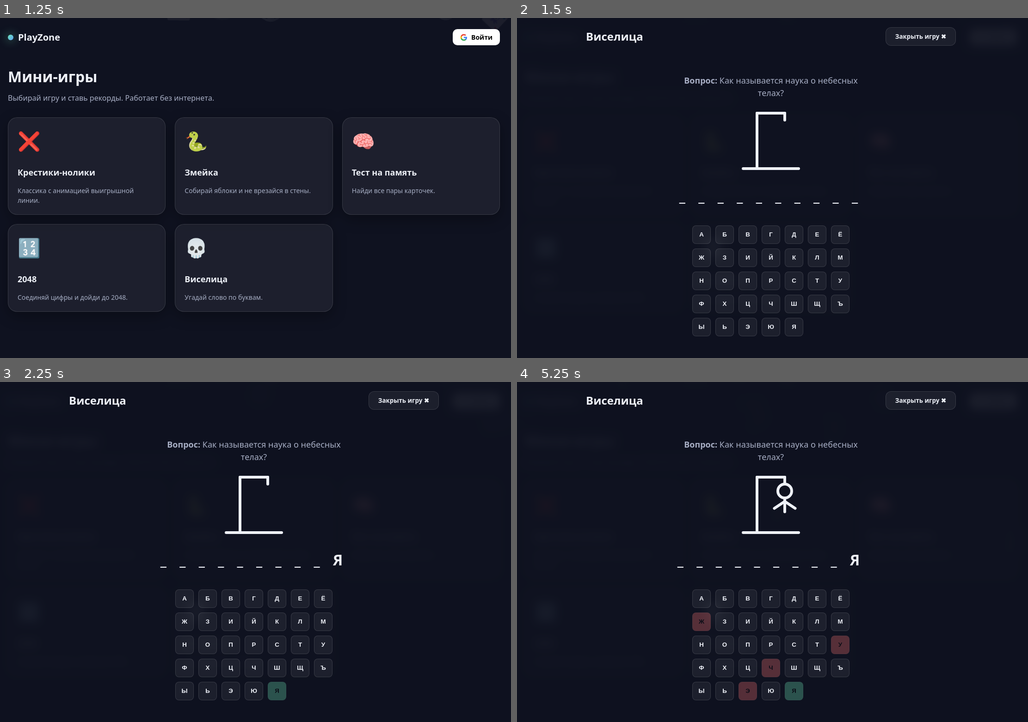
Above: before the commit, frames 1-4 (two rows, left to right).
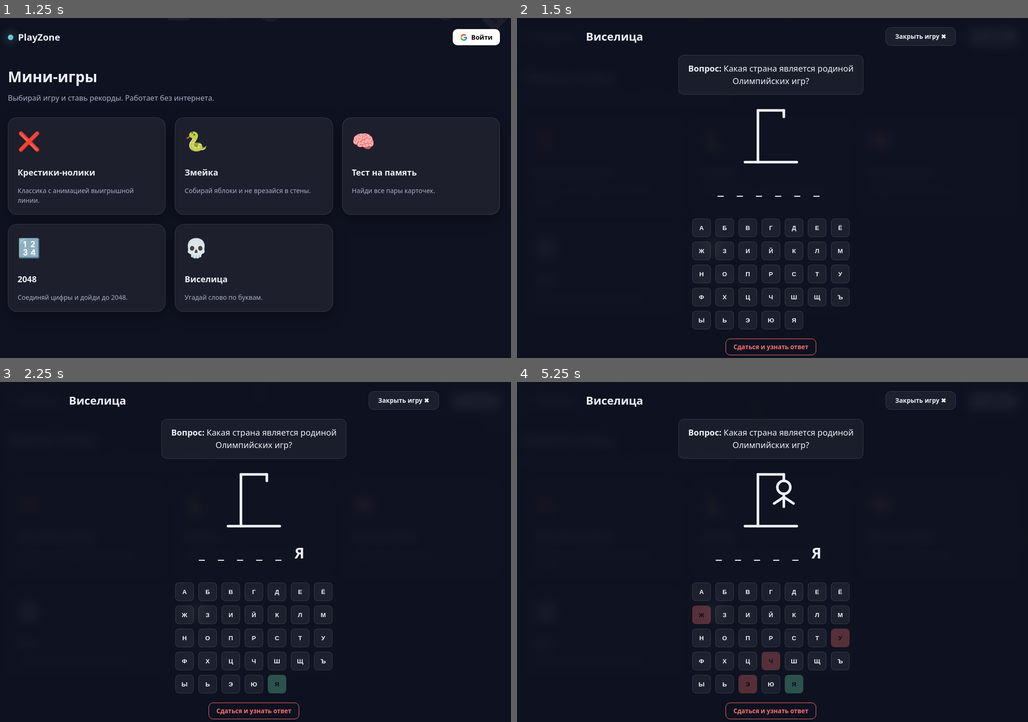
Above: after the commit, the same moments.

Repository: Xayryedel/PlayZone
Game: browser game, page index.html
The game is run twice, just before and just after one commit, with the same random seed, the same clock (stepped at 60 frames per second) and the same inputs.
Inputs (mouse positions are in pixels of both pictures, inside the frame that each line leads up to):
- Up to frame 1 (1.25 s): no input
- Up to frame 2 (1.5 s): click (772, 269) at 1.27 s
- Up to frame 3 (2.25 s): tap Enter at 1.52 s; click "Я" at 2.02 s
- Up to frame 4 (5.25 s): click "Э" at 2.77 s; click "У" at 3.52 s; click "Ж" at 4.27 s; click "Ч" at 5.02 s

Frame 1 is identical in both runs. In frame 2, 2.5% of the frame differs, in the area x 31-68%, y 10-100%; in frame 3, 2.7%; in frame 4, 3.3%.

Commit message:
Update index.html

Diff:
--- a/index.html
+++ b/index.html
@@ -104,7 +104,7 @@
         .g2048-cell[data-val="1024"] { background: #edc53f; color: #f9f6f2; }
         .g2048-cell[data-val="2048"] { background: #edc22e; color: #f9f6f2; box-shadow: 0 0 20px rgba(237,194,46,0.8); }
 
-        .hangman-question { font-size: 18px; color: var(--muted); margin-bottom: 15px; text-align: center; max-width: 400px; }
+        .hangman-question { font-size: 18px; color: var(--text); margin-bottom: 20px; text-align: center; max-width: 400px; background: rgba(255,255,255,0.05); padding: 15px; border-radius: 12px; border: 1px solid var(--stroke); }
         .hangman-word { font-size: 32px; letter-spacing: 10px; font-weight: 800; margin-bottom: 20px; text-transform: uppercase; }
         .hangman-letters { display: grid; grid-template-columns: repeat(7, 40px); gap: 10px; margin-top: 20px; }
         .hangman-btn { width: 40px; height: 40px; background: var(--card); border: 1px solid var(--stroke); border-radius: 8px; color: var(--text); font-weight: 700; cursor: pointer; transition: 0.2s; }
@@ -113,6 +113,9 @@
         .hangman-btn.correct { background: var(--accent); color: #000; }
         .hangman-btn.wrong { background: #f87171; color: #000; }
         .hangman-svg { width: 150px; height: 150px; stroke: var(--text); stroke-width: 4; stroke-linecap: round; fill: none; margin-bottom: 20px; }
+
+        .give-up-btn { margin-top: 20px; background: transparent; border: 1px solid #f87171; color: #f87171; padding: 8px 16px; border-radius: 10px; cursor: pointer; transition: 0.2s; font-family: inherit; font-weight: 600; }
+        .give-up-btn:hover { background: rgba(248,113,113,0.1); }
 
         .stub { text-align: center; color: var(--muted); font-size: 18px; }
     </style>
@@ -535,36 +538,36 @@
 
         function initHangman() {
             const words = [
-                { q: 'Столица Франции?', a: 'ПАРИЖ' },
-                { q: 'Самая длинная река в мире?', a: 'АМАЗОНКА' },
-                { q: 'Какой газ мы вдыхаем для жизни?', a: 'КИСЛОРОД' },
-                { q: 'Планета, на которой мы живем?', a: 'ЗЕМЛЯ' },
-                { q: 'Самое высокое животное на планете?', a: 'ЖИРАФ' },
-                { q: 'Кто написал "Войну и мир"?', a: 'ТОЛСТОЙ' },
-                { q: 'Главный герой игры Mario?', a: 'МАРИО' },
-                { q: 'Сколько цветов в радуге?', a: 'СЕМЬ' },
-                { q: 'Как называется наша галактика?', a: 'МЛЕЧНЫЙ' },
-                { q: 'Самая большая планета Солнечной системы?', a: 'ЮПИТЕР' },
-                { q: 'Столица Японии?', a: 'ТОКИО' },
-                { q: 'Как называется устройство для печати документов?', a: 'ПРИНТЕР' },
-                { q: 'Кто написал музыку к балету "Лебединое озеро"?', a: 'ЧАЙКОВСКИЙ' },
-                { q: 'Самое быстрое наземное животное?', a: 'ГЕПАРД' },
-                { q: 'Какой язык программирования мы используем в этом проекте?', a: 'ДЖАВАСКРИПТ' },
-                { q: 'Столица Великобритании?', a: 'ЛОНДОН' },
-                { q: 'Как называется ледяная гора в океане?', a: 'АЙСБЕРГ' },
-                { q: 'Сколько сторон у квадрата?', a: 'ЧЕТЫРЕ' },
-                { q: 'Какой орган качает кровь в организме?', a: 'СЕРДЦЕ' },
-                { q: 'Как называется наука о небесных телах?', a: 'АСТРОНОМИЯ' },
-                { q: 'Самая маленькая птица в мире?', a: 'КОЛИБРИ' },
-                { q: 'Главный герой игры Zelda?', a: 'ЛИНК' },
-                { q: 'Как называется самая большая пустыня?', a: 'САХАРА' },
-                { q: 'Какой металл жидкий при комнатной температуре?', a: 'РТУТЬ' },
-                { q: 'Столица Италии?', a: 'РИМ' },
-                { q: 'Как называется дом для пчел?', a: 'УЛЕЙ' },
-                { q: 'Какая планета ближе всего к Солнцу?', a: 'МЕРКУРИЙ' },
-                { q: 'Сколько ног у паука?', a: 'ВОСЕМЬ' },
-                { q: 'Как называется самая высокая гора?', a: 'ЭВЕРЕСТ' },
-                { q: 'Какой праздник отмечают 31 декабря?', a: 'НОВЫЙГОД' }
+                { q: 'Какой химический элемент обозначается символом Au?', a: 'ЗОЛОТО' },
+                { q: 'В каком городе находится штаб-квартира ООН?', a: 'НЬЮЙОРК' },
+                { q: 'Как называется самая большая планета Солнечной системы?', a: 'ЮПИТЕР' },
+                { q: 'Кто написал роман «Мастер и Маргарита»?', a: 'БУЛГАКОВ' },
+                { q: 'Какой пролив разделяет Евразию и Северную Америку?', a: 'БЕРИНГОВ' },
+                { q: 'Какое животное является символом мудрости в древнегреческой мифологии?', a: 'СОВА' },
+                { q: 'В каком году человек впервые полетел в космос?', a: '1961' },
+                { q: 'Как называется наука, изучающая звезды и планеты?', a: 'АСТРОНОМИЯ' },
+                { q: 'Какой газ преобладает в атмосфере Земли?', a: 'АЗОТ' },
+                { q: 'Кто является автором картины «Мона Лиза»?', a: 'ЛЕОНАРДО' },
+                { q: 'Какая самая длинная кость в теле человека?', a: 'БЕДРЕННАЯ' },
+                { q: 'Как называется столица Австралии?', a: 'КАНБЕРРА' },
+                { q: 'Какое самое глубокое озеро в мире?', a: 'БАЙКАЛ' },
+                { q: 'В какой стране изобрели бумагу?', a: 'КИТАЙ' },
+                { q: 'Как называется самый твердый природный минерал?', a: 'АЛМАЗ' },
+                { q: 'Кто написал «Евгения Онегина»?', a: 'ПУШКИН' },
+                { q: 'Какой орган отвечает за фильтрацию крови в организме?', a: 'ПОЧКИ' },
+                { q: 'Как называется валюта Японии?', a: 'ИЕНА' },
+                { q: 'Сколько камер в сердце человека?', a: 'ЧЕТЫРЕ' },
+                { q: 'Какая страна является родиной Олимпийских игр?', a: 'ГРЕЦИЯ' },
+                { q: 'Как называется процесс превращения воды в пар?', a: 'ИСПАРЕНИЕ' },
+                { q: 'Кто изобрел лампочку накаливания?', a: 'ЭДИСОН' },
+                { q: 'Какой океан самый большой на планете?', a: 'ТИХИЙ' },
+                { q: 'В каком веке произошла Куликовская битва?', a: 'ЧЕТЫРНАДЦАТЫЙ' },
+                { q: 'Как называется самая маленькая страна в мире?', a: 'ВАТИКАН' },
+                { q: 'Из чего состоит молекула воды?', a: 'ВОДОРОД' },
+                { q: 'Кто написал симфонию «Лунная соната»?', a: 'БЕТХОВЕН' },
+                { q: 'Какое насекомое производит мед?', a: 'ПЧЕЛА' },
+                { q: 'Как называется главный город Древнего Египта?', a: 'МЕМФИС' },
+                { q: 'Сколько континентов на Земле?', a: 'ШЕСТЬ' }
             ];
 
             const current = words[Math.floor(Math.random() * words.length)];
@@ -573,6 +576,7 @@
             const maxMistakes = 6;
             let mistakes = 0;
             let guessed = [];
+            let gameOver = false;
 
             container.innerHTML = `
                 <div class="hangman-question"><strong>Вопрос:</strong> ${question}</div>
@@ -590,10 +594,12 @@
                 </svg>
                 <div class="hangman-word" id="hangmanWord"></div>
                 <div class="hangman-letters" id="hangmanLetters"></div>
+                <button class="give-up-btn" id="giveUpBtn">Сдаться и узнать ответ</button>
             `;
 
             const wordEl = document.getElementById('hangmanWord');
             const lettersEl = document.getElementById('hangmanLetters');
+            const giveUpBtn = document.getElementById('giveUpBtn');
 
             function renderWord() {
                 wordEl.textContent = word.split('').map(l => guessed.includes(l) ? l : '_').join(' ');
@@ -605,9 +611,11 @@
                     const btn = document.createElement('button');
                     btn.className = 'hangman-btn';
                     btn.textContent = letter;
-                    if (guessed.includes(letter)) {
+                    if (guessed.includes(letter) || gameOver) {
                         btn.disabled = true;
-                        btn.classList.add(word.includes(letter) ? 'correct' : 'wrong');
+                        if (guessed.includes(letter)) {
+                            btn.classList.add(word.includes(letter) ? 'correct' : 'wrong');
+                        }
                     }
                     btn.onclick = () => guess(letter);
                     lettersEl.appendChild(btn);
@@ -615,25 +623,30 @@
             }
 
             function guess(letter) {
+                if (gameOver) return;
                 guessed.push(letter);
                 if (!word.includes(letter)) {
                     mistakes++;
                     document.getElementById(['h-head','h-body','h-left-arm','h-right-arm','h-left-leg','h-right-leg'][mistakes-1]).style.display = 'block';
                 }
                 renderWord(); renderLetters();
-                checkGameOver();
-            }
-
-            function checkGameOver() {
-                if (mistakes >= maxMistakes) {
+                checkGameOver(false);
+            }
+
+            function checkGameOver(isGiveUp) {
+                if (mistakes >= maxMistakes || isGiveUp) {
+                    gameOver = true;
+                    giveUpBtn.style.display = 'none';
                     container.innerHTML = `
                         <div class="stub">
-                            <h2 style="color:#f87171; font-size:32px; margin-bottom:20px;">Вы проиграли!</h2>
+                            <h2 style="color:#f87171; font-size:32px; margin-bottom:20px;">${isGiveUp ? 'Вы сдались!' : 'Вы проиграли!'}</h2>
                             <p>Правильный ответ: <strong>${word}</strong></p>
                             <button class="auth-btn" style="margin-top:20px;" onclick="initHangman()">Играть снова</button>
                         </div>
                     `;
                 } else if (word.split('').every(l => guessed.includes(l))) {
+                    gameOver = true;
+                    giveUpBtn.style.display = 'none';
                     const best = localStorage.getItem('best_hangman') || 0;
                     const currentScore = maxMistakes - mistakes;
                     if (currentScore > parseInt(best)) localStorage.setItem('best_hangman', currentScore);
@@ -648,6 +661,10 @@
                 }
             }
 
+            giveUpBtn.addEventListener('click', () => {
+                if (!gameOver) checkGameOver(true);
+            });
+
             renderWord(); renderLetters();
         }
     </script>
